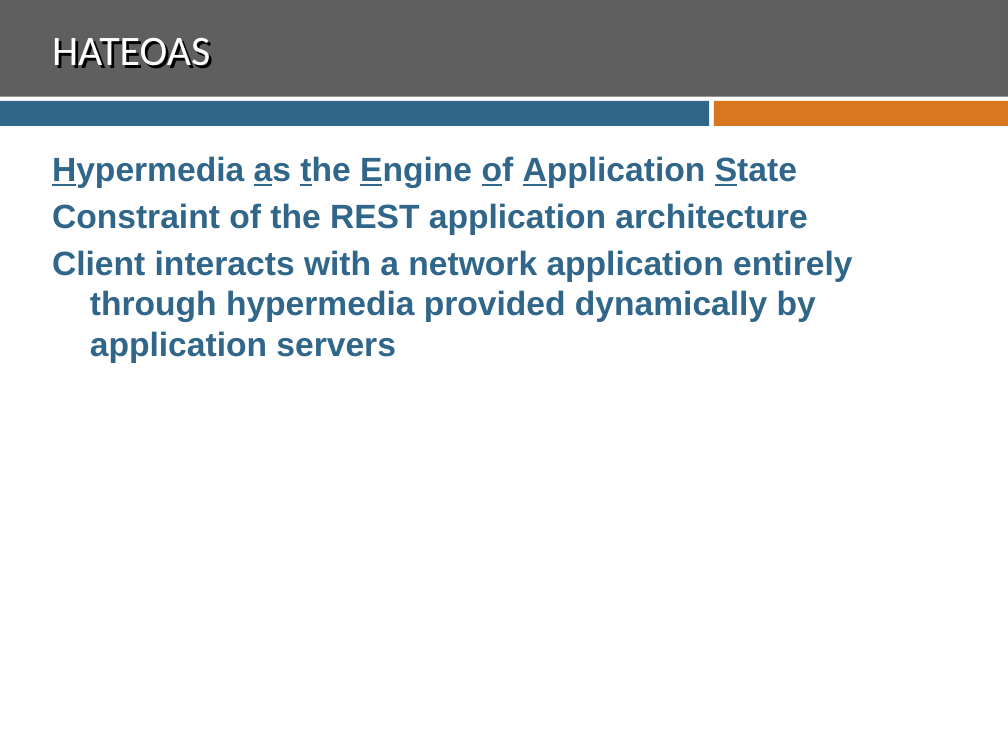
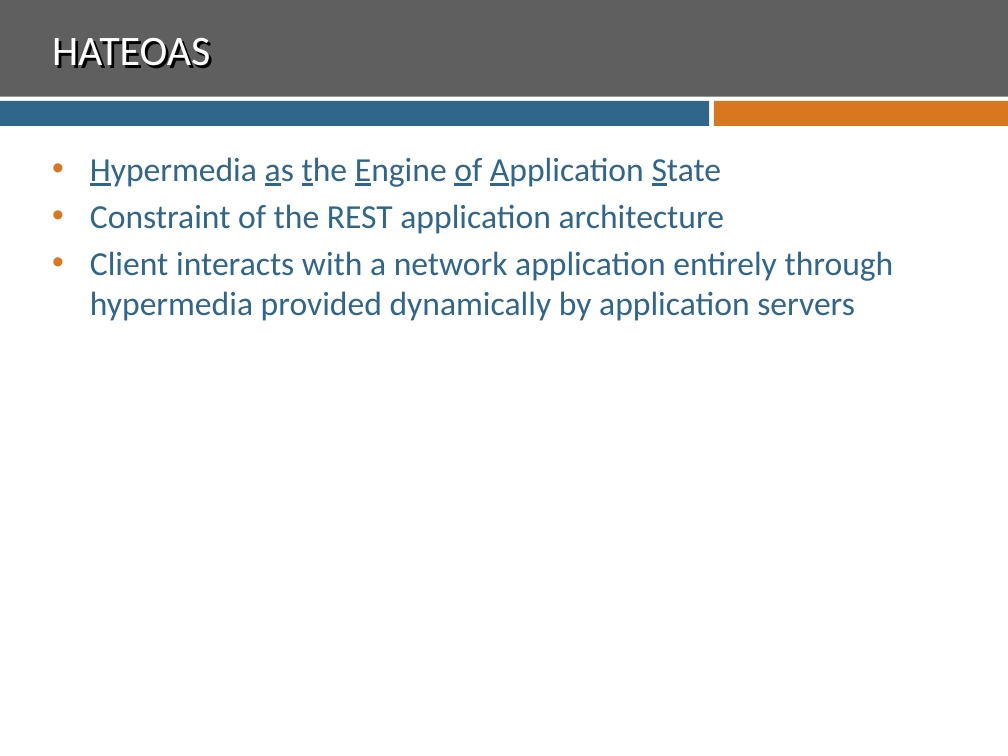
Before and after one commit to ssuing8825/CodeCamp.Web, a slide deck: slide 11 of REST.pptx (slide 6 before the commit). Drawn at 1008x756 pixels with LibreOffice and Linux fonts; fonts in the diff are those of the drawing; background and template pictures are left out. Boxes give left, top, right and bottom in pixels: in the first picture for what was removed or moved away, otherwise in the second. Text is boxed around its words. In the diff, an @@ line names an element or a change of style, - is before the commit and + after.

```diff
--- a/REST.pptx
+++ b/REST.pptx
@@ text "Hypermedia as the Engine of ..." at (90,157,894,321): font Arial to Calibri, bold off; bullet none to • @@
```
Also in this commit, not shown: 1 other slide changed, 9 slides added.
